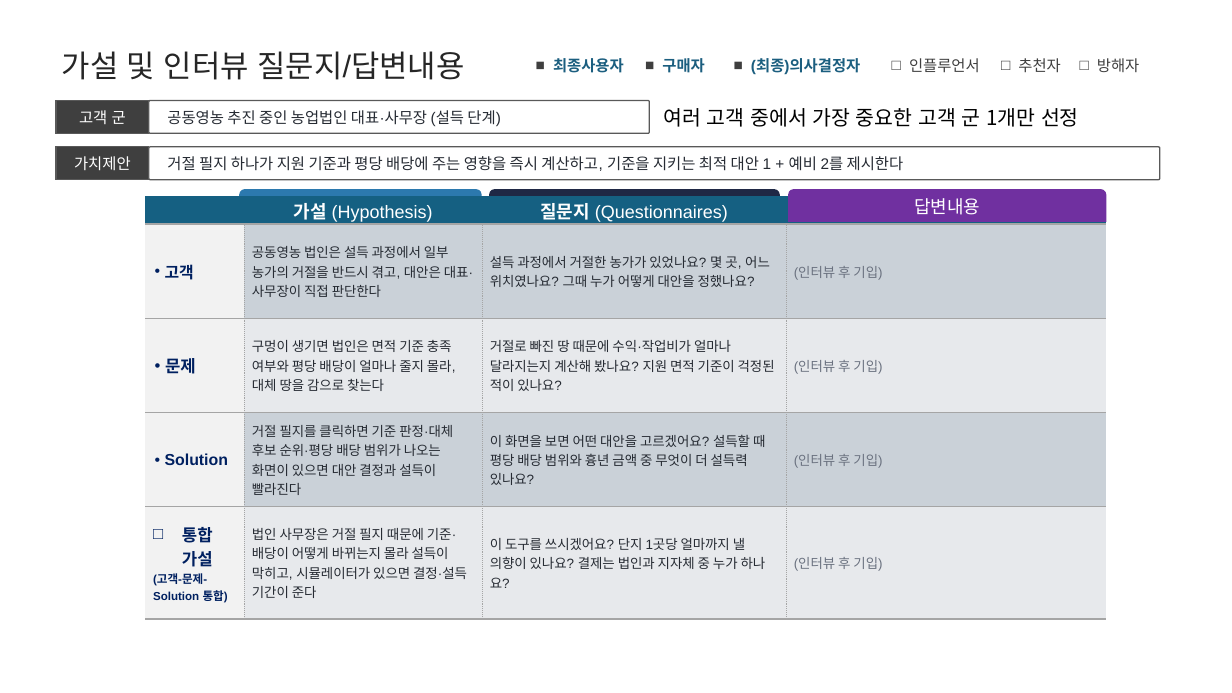
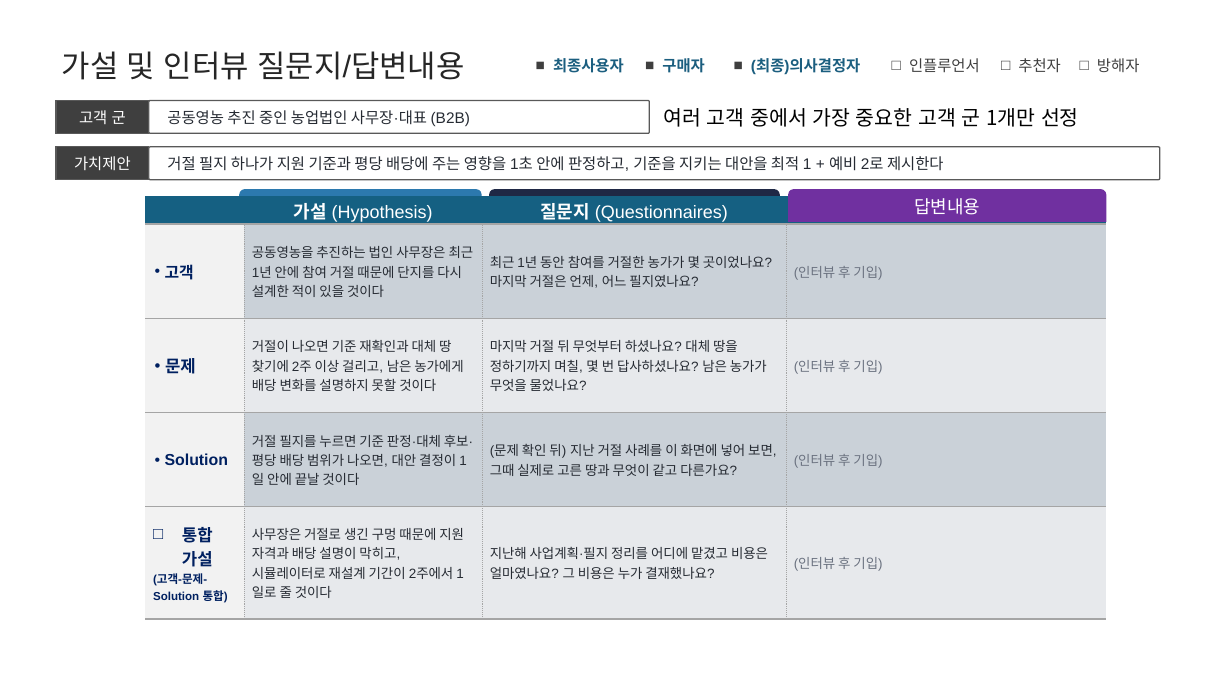
Before and after one commit to yean1234/Cooperative-farming-system, a slide deck: slide 4 of docs/공동영농_최종발표.pptx. Drawn at 1232x693 pixels with LibreOffice and Linux fonts; fonts in the diff are those of the drawing. Boxes give left, top, right and bottom in pixels: in the first picture for what was removed or moved away, otherwise in the second. Text is boxed around its words. In the diff, an @@ line names an element or a change of style, - is before the commit and + after.

```diff
--- a/docs/공동영농_최종발표.pptx
+++ b/docs/공동영농_최종발표.pptx
@@ text in rounded rectangle at <box>167,110,470,126</box>: text changed @@
-공동영농 추진 중인 농업법인 대표·사무장 (설득 단계)
+공동영농 추진 중인 농업법인 사무장·대표 (B2B)
@@ text in rounded rectangle at <box>167,156,944,171</box>: text changed @@
-거절 필지 하나가 지원 기준과 평당 배당에 주는 영향을 즉시 계산하고, 기준을 지키는 최적 대안 1 + 예비 2를 제시한다
+거절 필지 하나가 지원 기준과 평당 배당에 주는 영향을 1초 안에 판정하고, 기준을 지키는 대안을 최적 1 + 예비 2로 제시한다
@@ table at <box>145,197,1106,607</box> @@
-row 2, column 2: 공동영농 법인은 설득 과정에서 일부 농가의 거절을 반드시 겪고, 대안은 대표·사무장이 직접 판단한다
+row 2, column 2: 공동영농을 추진하는 법인 사무장은 최근 1년 안에 참여 거절 때문에 단지를 다시 설계한 적이 있을 것이다
-row 2, column 3: 설득 과정에서 거절한 농가가 있었나요? 몇 곳, 어느 위치였나요? 그때 누가 어떻게 대안을 정했나요?
+row 2, column 3: 최근 1년 동안 참여를 거절한 농가가 몇 곳이었나요? 마지막 거절은 언제, 어느 필지였나요?
-row 3, column 2: 구멍이 생기면 법인은 면적 기준 충족 여부와 평당 배당이 얼마나 줄지 몰라, 대체 땅을 감으로 찾는다
+row 3, column 2: 거절이 나오면 기준 재확인과 대체 땅 찾기에 2주 이상 걸리고, 남은 농가에게 배당 변화를 설명하지 못할 것이다
-row 3, column 3: 거절로 빠진 땅 때문에 수익·작업비가 얼마나 달라지는지 계산해 봤나요? 지원 면적 기준이 걱정된 적이 있나요?
+row 3, column 3: 마지막 거절 뒤 무엇부터 하셨나요? 대체 땅을 정하기까지 며칠, 몇 번 답사하셨나요? 남은 농가가 무엇을 물었나요?
-row 4, column 2: 거절 필지를 클릭하면 기준 판정·대체 후보 순위·평당 배당 범위가 나오는 화면이 있으면 대안 결정과 설득이 빨라진다
+row 4, column 2: 거절 필지를 누르면 기준 판정·대체 후보·평당 배당 범위가 나오면, 대안 결정이 1일 안에 끝날 것이다
-row 4, column 3: 이 화면을 보면 어떤 대안을 고르겠어요? 설득할 때 평당 배당 범위와 흉년 금액 중 무엇이 더 설득력 있나요?
+row 4, column 3: (문제 확인 뒤) 지난 거절 사례를 이 화면에 넣어 보면, 그때 실제로 고른 땅과 무엇이 같고 다른가요?
-row 5, column 2: 법인 사무장은 거절 필지 때문에 기준·배당이 어떻게 바뀌는지 몰라 설득이 막히고, 시뮬레이터가 있으면 결정·설득 기간이 준다
+row 5, column 2: 사무장은 거절로 생긴 구멍 때문에 지원 자격과 배당 설명이 막히고, 시뮬레이터로 재설계 기간이 2주에서 1일로 줄 것이다
-row 5, column 3: 이 도구를 쓰시겠어요? 단지 1곳당 얼마까지 낼 의향이 있나요? 결제는 법인과 지자체 중 누가 하나요?
+row 5, column 3: 지난해 사업계획·필지 정리를 어디에 맡겼고 비용은 얼마였나요? 그 비용은 누가 결재했나요?
```
Also in this commit, not shown: 4 other slides changed, 2 slides removed.
